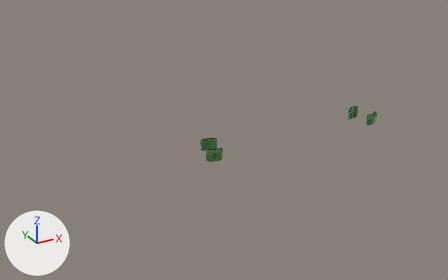
A saved change to the Blender file PhysPult_cad/PhysPult_manometers.blend.
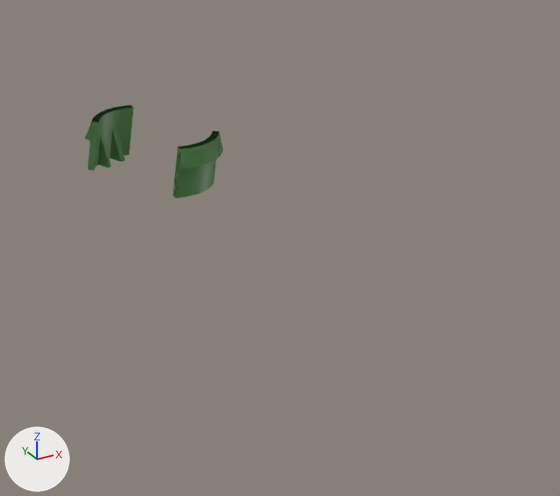
The first picture shows the older version from a camera (50 mm lens) standing at (-155.0, -316.0, 212.0) and looking at (13.0, -11.0, 60.0). The close-ups show both versions on the part from 74% to 100% of the width and 30% to 67% of the height of that picture; other places that the commit changed are outside them. The axes (+X, +Y, +Z) are drawn at lower left. The lights are the same throughout. The same objects are shown in both versions, whatever each file hides.

The scene before the commit, as lines of its bpy script (objects in view):
```python
me_cylinder_006 = bpy.data.meshes.new('Cylinder.006')
me_cylinder_006.from_pydata(...)  # 394 vertices, 291 faces; spans x -67.2..0.0, y -42.7..9.7, z -2.5..2.5
me_cylinder_006.polygons.foreach_set('use_smooth', [True] * 291)
me_cylinder_006.materials.append(mat_pla_001)  # green #659e5d
me_cylinder_010 = bpy.data.meshes.new('Cylinder.010')
me_cylinder_010.from_pydata(...)  # 100 vertices, 100 faces; spans x -66.71..-57.23, y -0.33..5.44, z 29.5..37.0
me_cylinder_010.polygons.foreach_set('use_smooth', [True] * 100)
me_cylinder_010.materials.append(mat_pla_001)  # green #659e5d
ob_cylinder_008 = bpy.data.objects.new('Cylinder.008', me_cylinder_010)
ob_cylinder_008.location = (48.5, -50.2, 23.5)
ob_cylinder_008.rotation_euler = (0.0, 0.0, -0.742)  # degrees (0, 0, -43)
_m = ob_cylinder_008.modifiers.new('Mirror', 'MIRROR')
_m.mirror_object = ob_крепеж_к_манометру
ob_cylinder_009 = bpy.data.objects.new('Cylinder.009', me_cylinder_010)
ob_cylinder_009.location = (-43.2, 22.2, 23.5)
ob_cylinder_009.rotation_euler = (0.0, 0.0, 2.4)  # degrees (0, 0, 138)
_m = ob_cylinder_009.modifiers.new('Mirror', 'MIRROR')
_m.mirror_object = ob_крепеж_к_манометру
ob_крепеж_к_манометру = bpy.data.objects.new('Крепеж к манометру', me_cylinder_006)
ob_крепеж_к_манометру.location = (60.9, -9.668, 23.5)
_m = ob_крепеж_к_манометру.modifiers.new('Mirror', 'MIRROR')
ob_крепеж_к_манометру.hide_set(True)
```
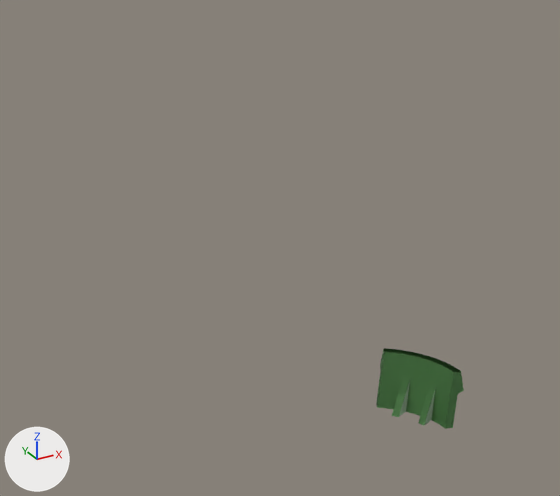
ob_крепеж_к_манометру is not drawn itself; it is used by a modifier of ob_cylinder_008, ob_cylinder_009, ob_cylinder_002, ob_cylinder_004.

Location of each change, [x1, y1, x2, y2] in pixels of the close-ups (560 x 496 px):
'Cylinder.008', reshaped, modifiers changed
    before: [85, 105, 134, 170]
    after: [376, 348, 464, 429]
'Cylinder.009', reshaped, modifiers changed (not visible afterwards)
    before: [173, 131, 223, 198]

The change in detail:
Object 'Крепеж к манометру' (ob_крепеж_к_манометру) is deleted.
Object 'Cylinder.008' (ob_cylinder_008) has a MIRROR modifier named 'Mirror'.
Modifier setting removed (it was mirror_object = ob_крепеж_к_манометру).
Object 'Cylinder.009' (ob_cylinder_009) has a MIRROR modifier named 'Mirror'.
Modifier setting removed (it was mirror_object = ob_крепеж_к_манометру).
Object 'Cylinder.002' (ob_cylinder_002) has a MIRROR modifier named 'Mirror'.
Modifier setting removed (it was mirror_object = ob_крепеж_к_манометру).
Object 'Cylinder.004' (ob_cylinder_004) has a MIRROR modifier named 'Mirror'.
Modifier setting removed (it was mirror_object = ob_крепеж_к_манометру).
